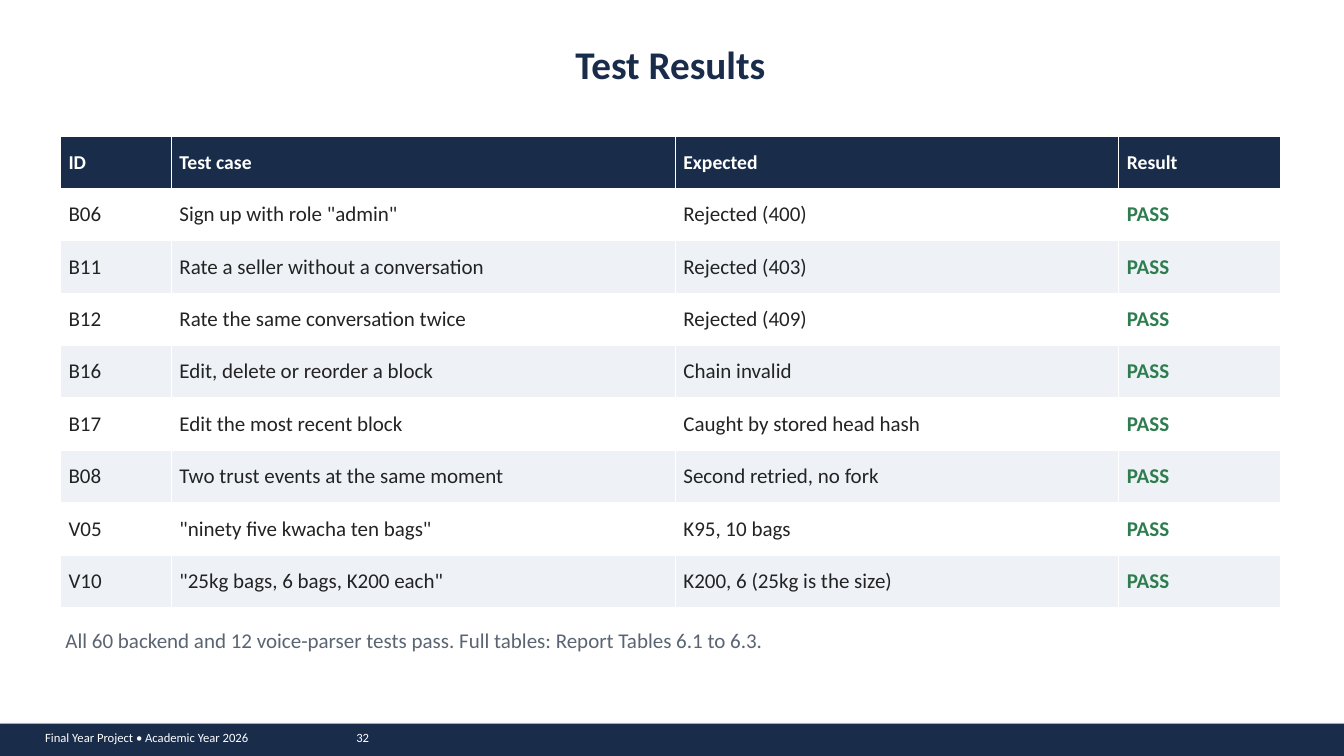
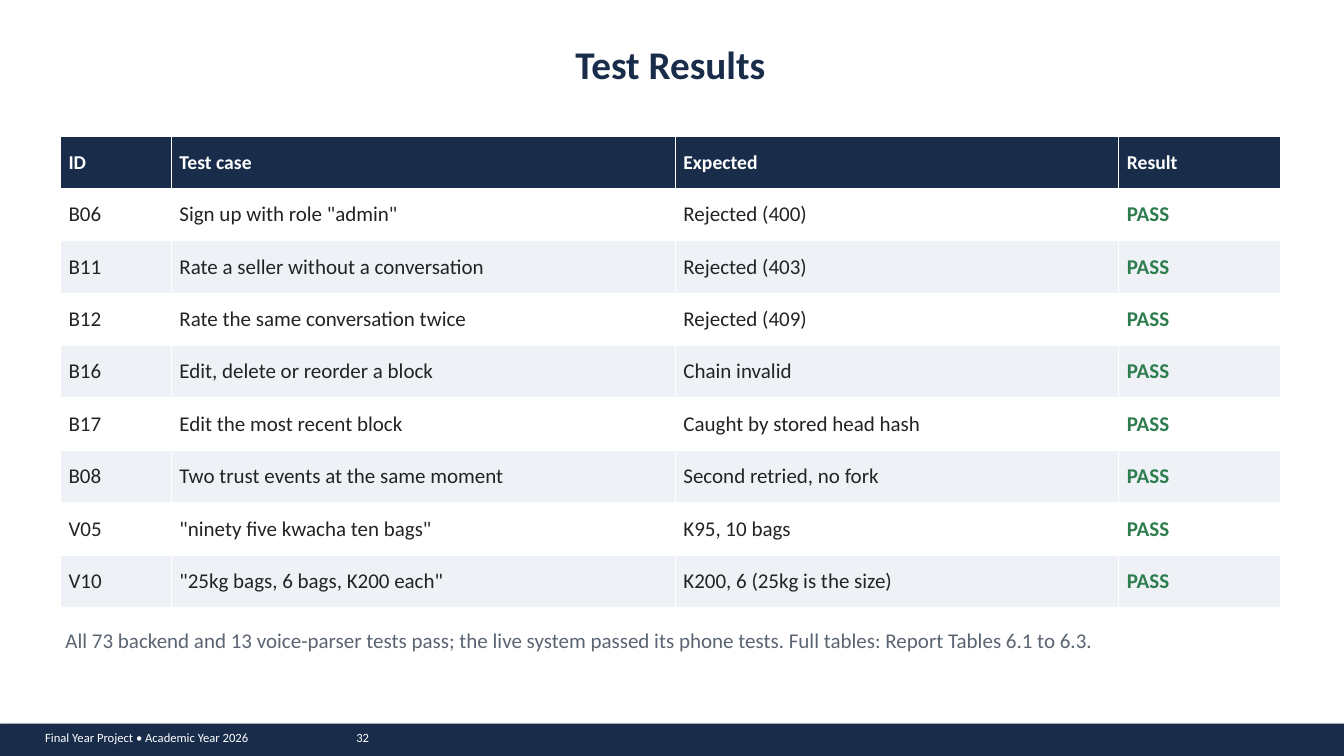
Before and after one commit to john-chola/ZamMarket, a slide deck: slide 32 of docs/presentation/ZamMarket_Presentation.pptx. Drawn at 1344x756 pixels with LibreOffice and Linux fonts; fonts in the diff are those of the drawing. Boxes give left, top, right and bottom in pixels: in the first picture for what was removed or moved away, otherwise in the second. Text is boxed around its words. In the diff, an @@ line names an element or a change of style, - is before the commit and + after.

```diff
--- a/docs/presentation/ZamMarket_Presentation.pptx
+++ b/docs/presentation/ZamMarket_Presentation.pptx
@@ text at (65,633,1092,652): text changed @@
-All 60 backend and 12 voice-parser tests pass. Full tables: Report Tables 6.1 to 6.3.
+All 73 backend and 13 voice-parser tests pass; the live system passed its phone tests. Full tables: Report Tables 6.1 to 6.3.
```
Also in this commit, not shown: 13 other slides changed, 2 other files.
